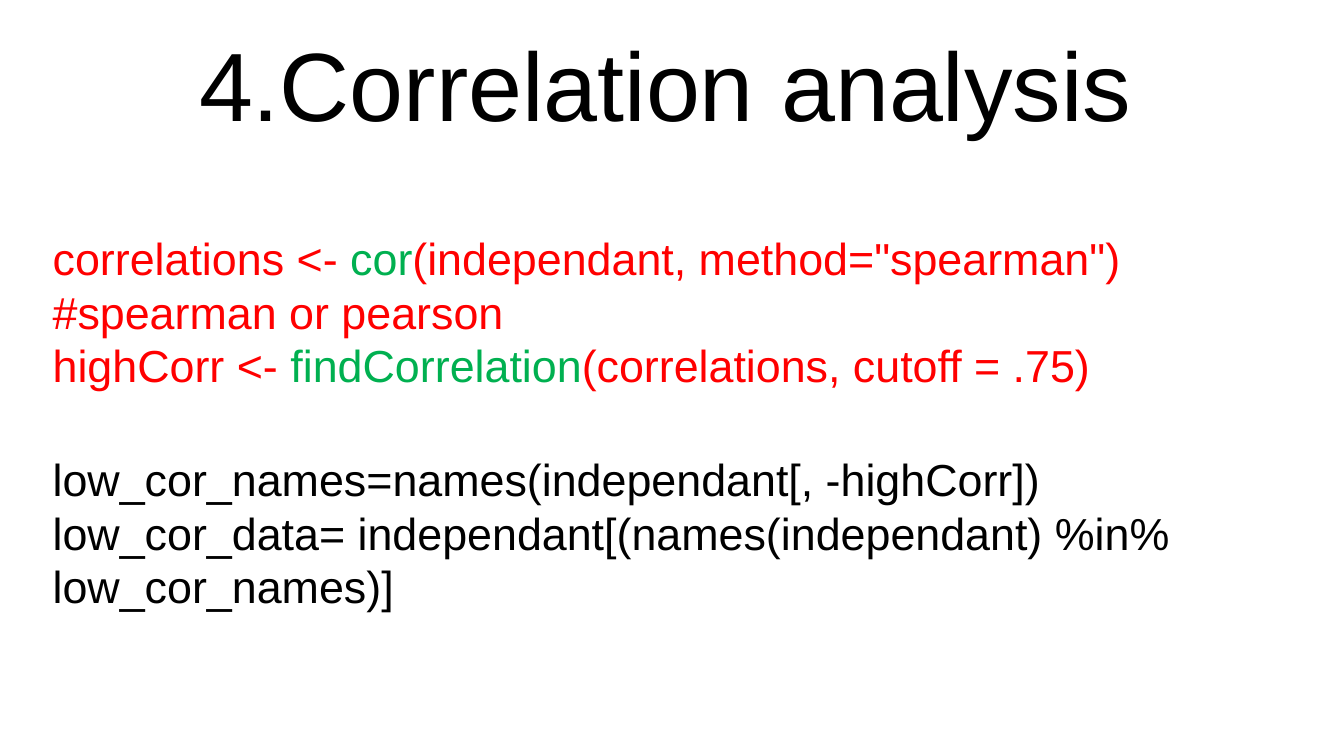
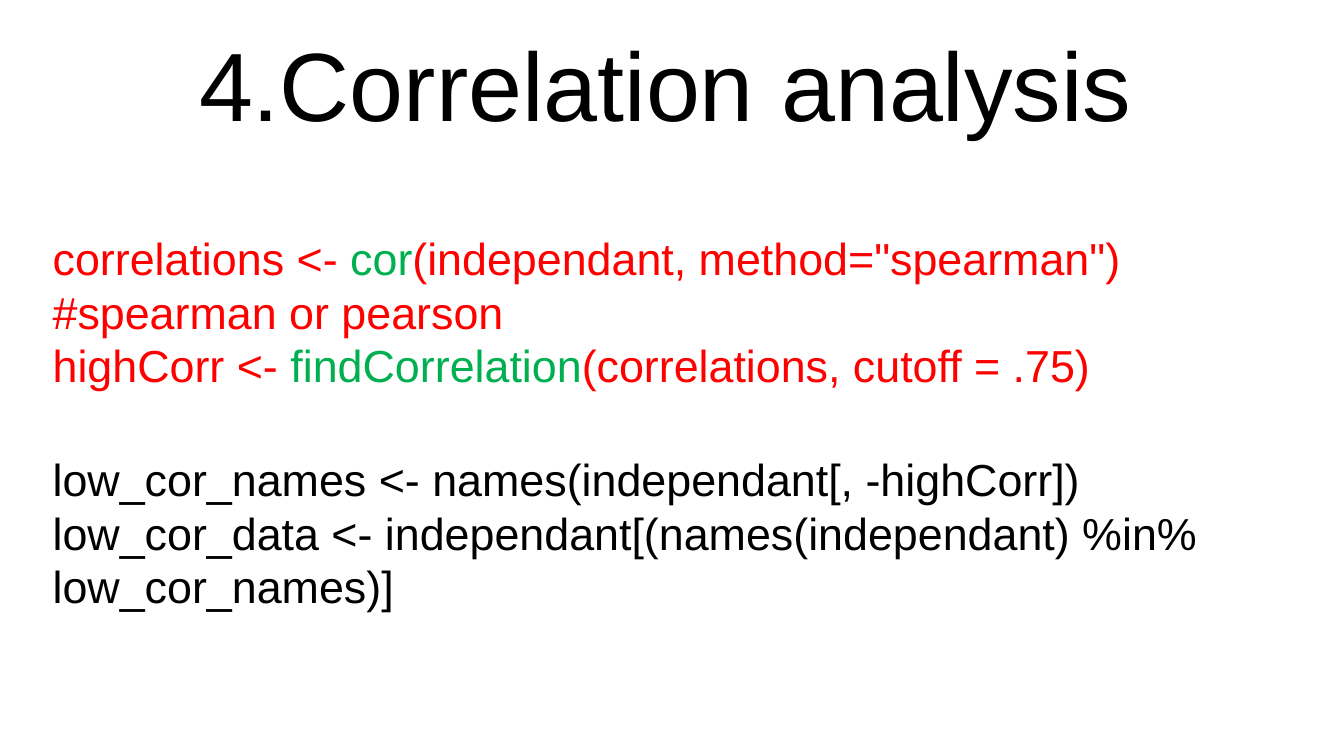
Before and after one commit to jinfuchen/R-model, a slide deck: slide 10 of R model.pptx. Drawn at 1344x756 pixels with LibreOffice and Linux fonts; fonts in the diff are those of the drawing. Boxes give left, top, right and bottom in pixels: in the first picture for what was removed or moved away, otherwise in the second. Text is boxed around its words. In the diff, an @@ line names an element or a change of style, - is before the commit and + after.

```diff
--- a/R model.pptx
+++ b/R model.pptx
@@ text at bbox=[53, 463, 1197, 612]: text changed @@
-low_cor_names=names(independant[, -highCorr])
-low_cor_data= independant[(names(independant) %in% low_cor_names)]
+low_cor_names <- names(independant[, -highCorr])
+low_cor_data <- independant[(names(independant) %in% low_cor_names)]
```
Also in this commit, not shown: 12 other slides changed, 5 slides added, 1 other file.
